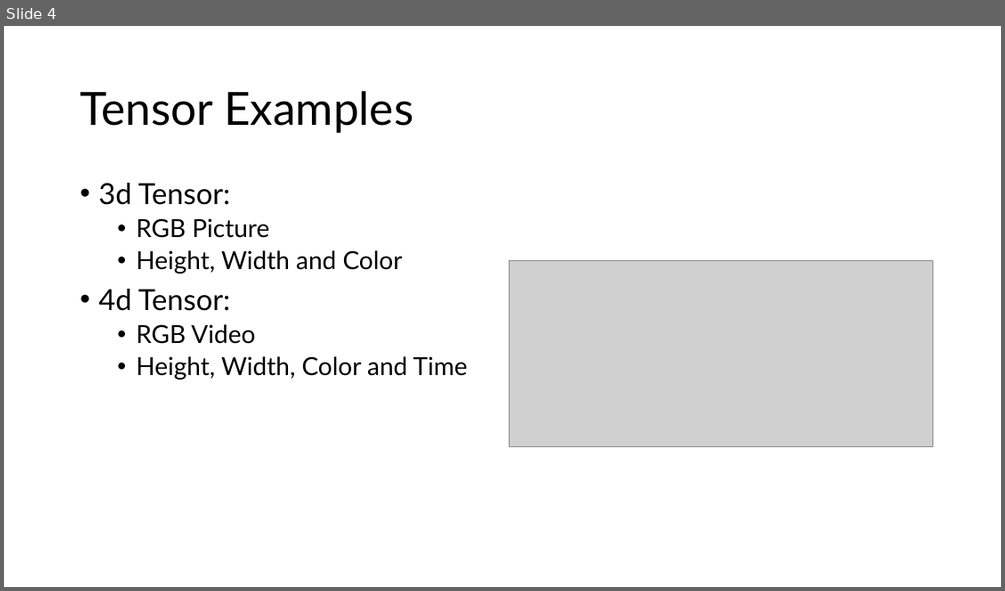
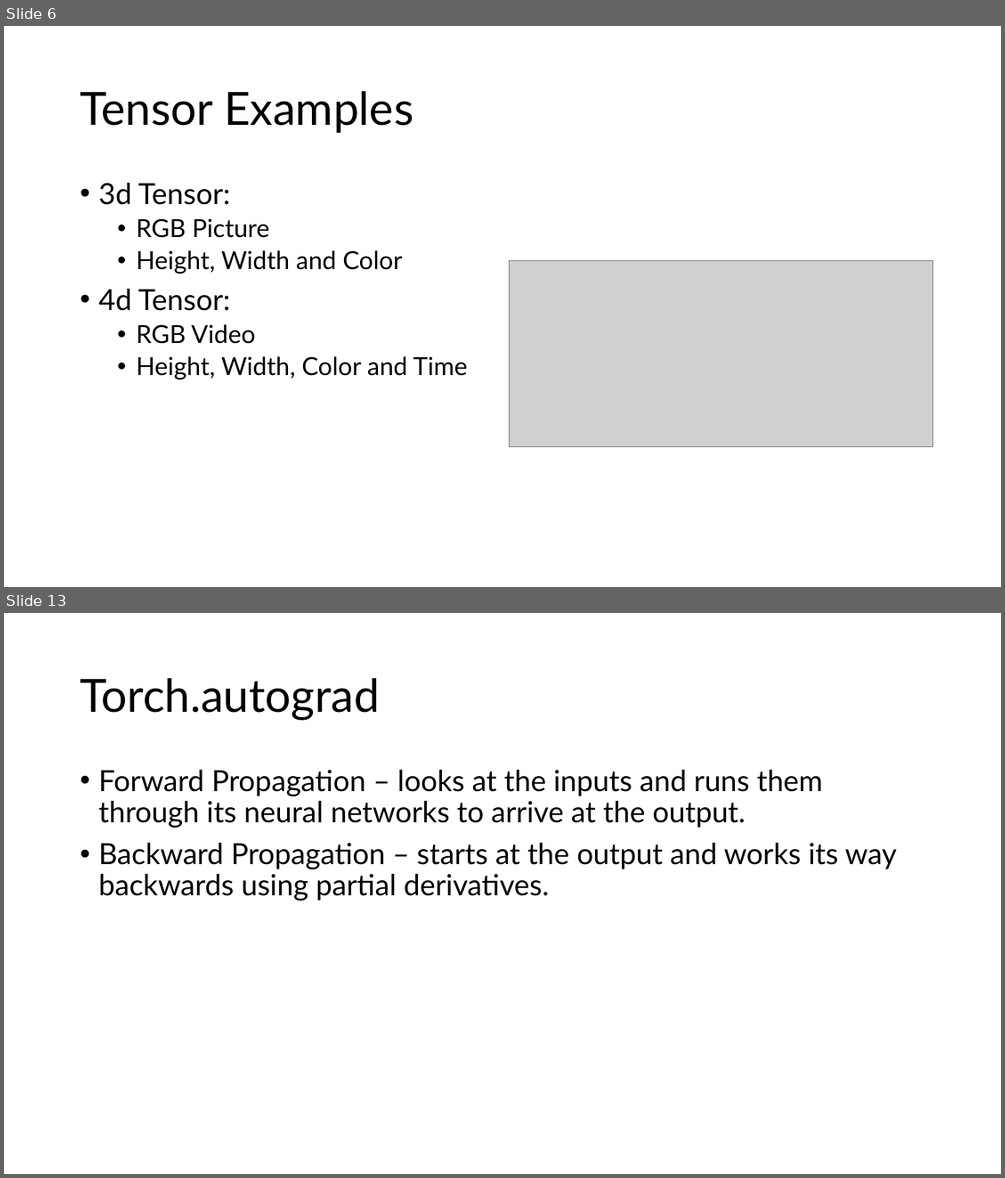
Before and after one commit to Parker2025/Pytorch, a slide deck: Introduction to Pytorch.pptx. Shown one above the other, each under a label of ours: slide 4 before the commit, slides 6 and 13 after it; the slides between them are not shown. The pictures are 1005x591 and 1005x1178 pixels, drawn with LibreOffice and Linux fonts; fonts in the diff are those of the drawing; grey boxes stand for pictures. Boxes give left, top, right and bottom in pixels: in the first picture for what was removed or moved away, otherwise in the second. Text is boxed around its words. In the diff, an @@ line names an element or a change of style, - is before the commit and + after.

```diff
--- a/Introduction to Pytorch.pptx
+++ b/Introduction to Pytorch.pptx
@@ slide 13 added at [4, 613, 1001, 1174], background #FFFFFF @@
@@ title added at [80, 678, 380, 720], 44 pt, text #000000 @@
+Torch.autograd
@@ text added at [98, 770, 897, 900], 28 pt, text #000000 @@
+• Forward Propagation – looks at the inputs and runs them through its neural networks to arrive at the output.
+• Backward Propagation – starts at the output and works its way backwards using partial derivatives.
@@ what was slide 4 is now slide 6 @@
```
Also in this commit, not shown: 5 slides changed, 7 other slides added, 1 slide removed, 7 other files.
